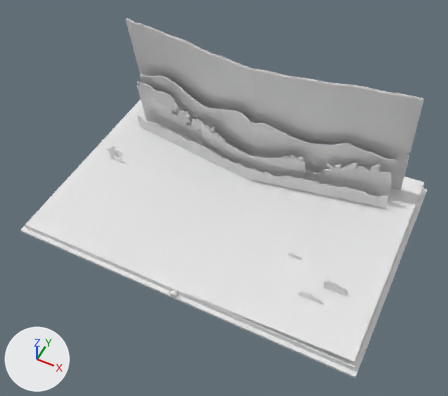
An edit to the glTF model live/gourd-s09/exit.glb, drawn before and after from the same camera.
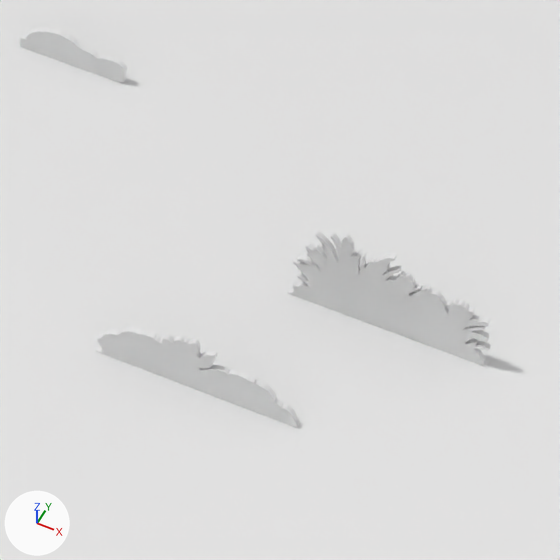
Old and new are each drawn whole from a 50 mm lens placed at (1.069, -2.217, 2.82), pointed at (0.039, -0.157, 0.244) and again close up on the part from 64% to 80% of the width and 63% to 81% of the height. The axes (+X, +Y, +Z) are drawn at lower left. The lights are the same throughout. The older version's two pictures come first. Materials are left out; every surface is plain grey. Where no turn or scale is listed for an object, it has been applied to the vertices.

In view in the first close-up: 'dry-stones-card_1', 'lotus-clump-card_1', 'pond-reeds-card_1', 'rleaf-page'.
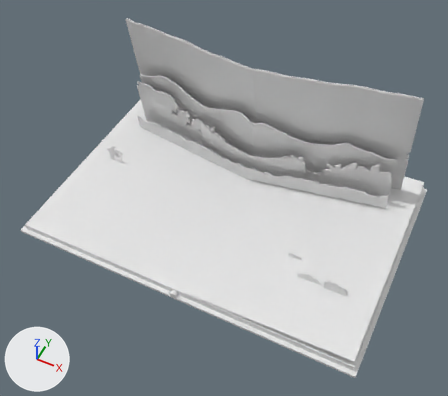
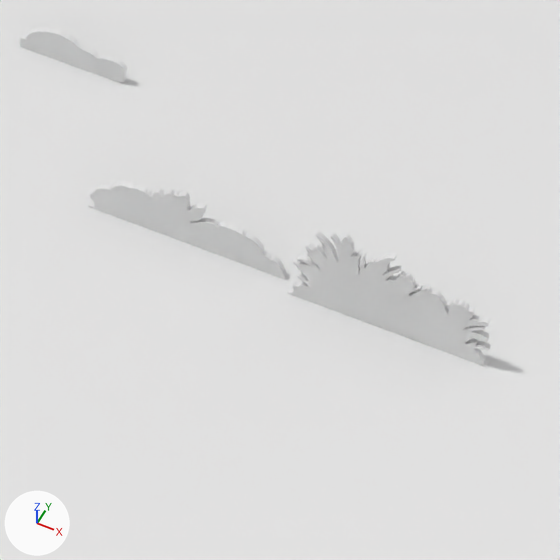
Pixel boxes (x1, y1, x2, y2) of what changed, in the close-ups (560 x 560 px):
'lotus-clump-card_1', moved
    before: (96, 327, 299, 428)
    after: (88, 181, 287, 279)

What changed in the scene script:
```text
Change ob_lotus_clump_card_1:
    ob_lotus_clump_card_1.location: (0.6794, -0.424, 0.0308) -> (0.6294, -0.314, 0.0286)
```
